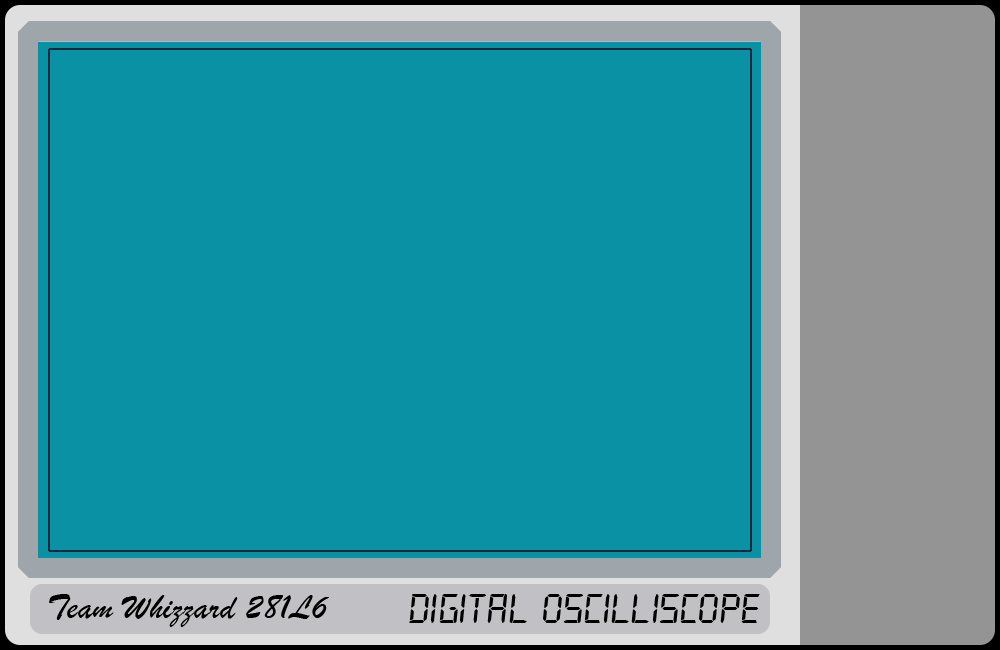
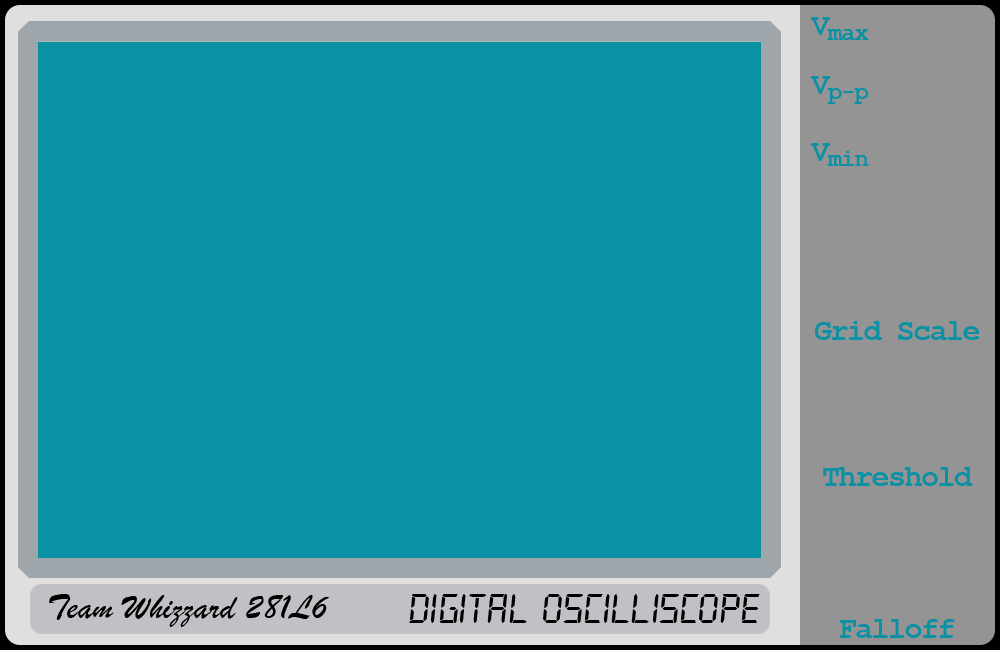
Comparing the layer stacks of the two 1000 x 650 images. Changes:
added layer "Falloff" above "Threshold" over [839, 619, 955, 638]
added layer "Threshold" above "Grid Scale" over [823, 467, 973, 486]
added layer "Grid Scale" above "Vmax" over [815, 321, 979, 340]
added layer "Vmax" above "Vmin" over [810, 17, 869, 40]
added layer "Vmin" above "Vp-p" over [810, 143, 869, 166]
added layer "Vp-p" above "image" over [810, 76, 869, 104]
hid "Layer 5" over [48, 48, 752, 552]
added layer "Layer 6" above "Controls Background" over [810, 17, 979, 638]
